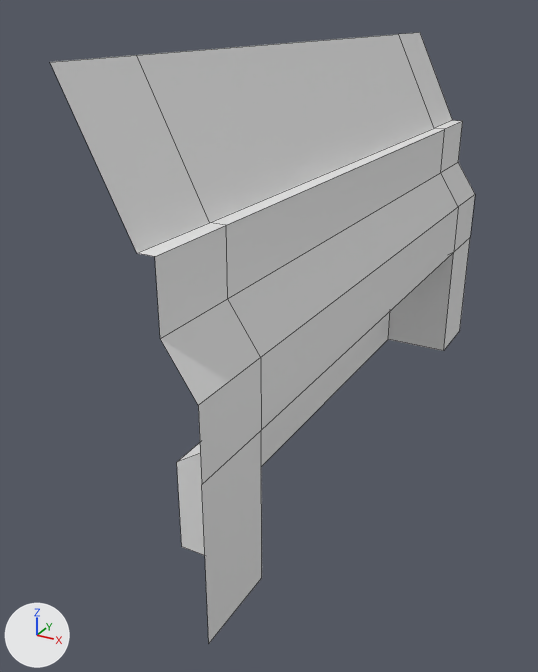
Before and after pictures for a commit that changed the Blender file Assets/Models/Environment/TexturedHallway/TexturedHallway.blend.
Camera for both pictures: a 50 mm camera at (6.48, -2.55, 3.21) aimed at (3.97, 2.01, 0.93). Arrows for +X, +Y and +Z are at lower left; the lights stay in place. Mesh edges are drawn as thin lines.

Script lines for the objects in view, before the commit:
```python
me_plane_002 = bpy.data.meshes.new('Plane.002')
me_plane_002.from_pydata(...)  # 32 vertices, 21 faces; spans x -0.7..0.0, y -2.5..2.5, z 0.0..3.0
me_plane_002.materials.append(mat_uvfloor)  # its picture is missing
# before: 1 (0.0, -2.5, 1.5) at pixel (198, 405), 2 (-0.2, -2.5, 1.8) at pixel (160, 338), 6 (0.0, -1.9, 1.5) at pixel (260, 357), 7 (-0.2, -1.9, 1.8) at pixel (227, 298), 17 (0.0, 2.5, 1.5) at pixel (475, 194)
# before: 18 (-0.2, 2.5, 1.8) at pixel (458, 162), 22 (0.0, 1.9, 1.5) at pixel (458, 206), 23 (-0.2, 1.9, 1.8) at pixel (440, 172)
ob_wall = bpy.data.objects.new('Wall', me_plane_002)
ob_wall.location = (4.7, 2.5, 0.0)
```
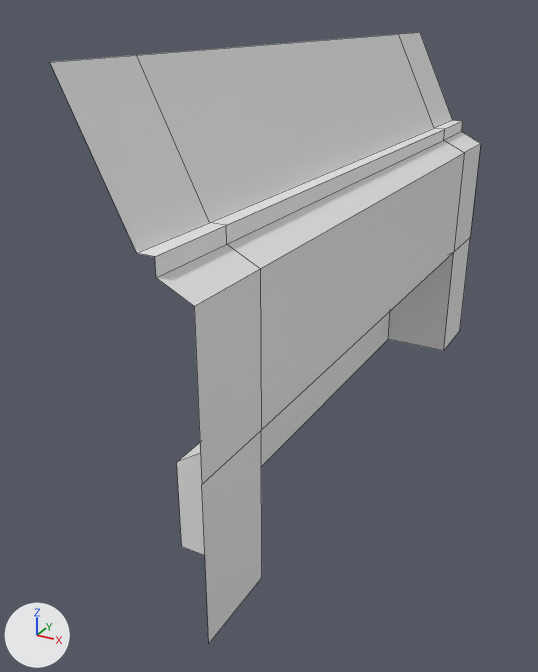
What differs and where, as boxes (x1, y1, x2, y2) in the pictures (538 x 672 px; the box of a moved part takes in the faces that stretch with it):
'Wall', reshaped: before (50, 32, 475, 643); after (50, 32, 481, 643)
part 1 of me_plane_002, moved or reshaped: before (155, 121, 475, 484); after (155, 121, 481, 484)

The change in detail:
me_plane_002 has 32 vertices, 21 faces and spans x -0.7..0.0, y -2.5..2.5, z 0.0..3.0.
me_plane_002 is used by ob_wall; location (4.7, 2.5, 0.0).
Part 1, on me_plane_002:
Vertices 2, 7, 18, 23 of me_plane_002 move by (0.0, 0.0, 0.3).
Vertices 1, 6, 17, 22 of me_plane_002 move by (0.0, 0.0, 0.5).
